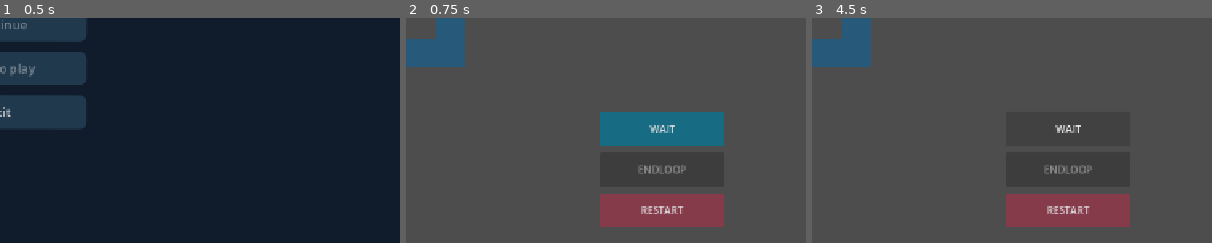
Above: before the commit, frames 1-3 (left to right).
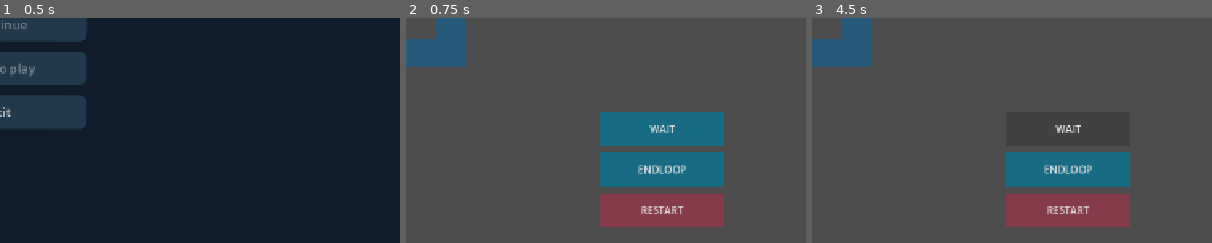
Above: after the commit, the same moments.

Repository: nguyendl8957/echo-loop
Game: Godot game, scene res://scenes/menus/main_menu.tscn
Two runs of this game, one before a commit and one after it. Both use one fixed random seed, a clock stepped at 60 frames per second and the inputs below. The engine's default icon, where the game draws it, is replaced by a stand-in: a white triangle on a blue panel in a dark square.
Inputs:
- Up to frame 1 (0.5 s): no input
- Up to frame 2 (0.75 s): click "New Game" at 0.5 s
- Up to frame 3 (4.5 s): click "UP" at 1.25 s; click "LEFT" at 2 s; click "DOWN" at 2.75 s; click "RIGHT" at 3.5 s; click "WAIT" at 4.25 s
The pictures show only the part of the screen within x 50-100%, y 50-100%; the shares and areas given below are measured in that part.

Frame 1 is identical in both runs. In frame 2, 4.8% of the frame differs, in the area x 48-80%, y 59-76%; in frame 3, 4.8%.

Commit message:
feat(core): integrate Sprint 03 Echo replay and tick pipeline

Diff:
--- a/scenes/gameplay/gameplay.tscn
+++ b/scenes/gameplay/gameplay.tscn
@@ -92,6 +92,8 @@
 
 [node name="Player" parent="LevelRoot" unique_id=1364354151 instance=ExtResource("2_x0t60")]
 
+[node name="EchoContainer" type="Node2D" parent="LevelRoot" unique_id=941487180]
+
 [node name="GameCamera" type="Camera2D" parent="." unique_id=1657914101]
 position = Vector2(640, 360)
 
--- /dev/null
+++ b/scenes/tests/sprint_03_core_test.tscn
@@ -0,0 +1,6 @@
+[gd_scene format=3 uid="uid://4ey0x1xoxp2k"]
+
+[ext_resource type="Script" uid="uid://dpapuhp8llbg" path="res://tests/sprint_03_core_test.gd" id="1_afm5x"]
+
+[node name="Sprint03CoreTest" type="Node" unique_id=373750614]
+script = ExtResource("1_afm5x")
--- a/scripts/core/gameplay.gd
+++ b/scripts/core/gameplay.gd
@@ -4,21 +4,41 @@
 const EXIT_SCENE: PackedScene = preload(
 	"res://scenes/puzzle/exit_portal.tscn"
 )
+const SWITCH_SCENE: PackedScene = preload(
+	"res://scenes/puzzle/pressure_switch.tscn"
+)
+const DOOR_SCENE: PackedScene = preload(
+	"res://scenes/puzzle/door.tscn"
+)
+
+const ECHO_SCENE: PackedScene = preload(
+	"res://scenes/player/echo.tscn"
+)
 const CELL_SIZE: int = 48
 
 @onready var player: PlayerController = $LevelRoot/Player
+@onready var echo_container: Node2D = $LevelRoot/EchoContainer
 @onready var walls_node: Node2D = $LevelRoot/Walls
 @onready var objects_node: Node2D = $LevelRoot/InteractiveObjects
 @onready var hud = $HUD
 
+# Chi dung de truyen LevelData tam khi kiem thu.
+var level_override: LevelData
 var level_data: LevelData
 var exit_portal: ExitPortal
 var loop_manager: TimeLoopManager
 var turn_manager: TurnManager
+var switches: Array[PressureSwitch] = []
+var doors: Array[Door] = []
+var echoes: Array[EchoController] = []
 
 
 func _ready() -> void:
-	var resource := ResourceLoader.load(LEVEL_PATH)
+	var resource: Resource = (
+	level_override
+	if level_override != null
+	else ResourceLoader.load(LEVEL_PATH)
+)
 
 	if not resource is LevelData:
 		push_error("Khong nap duoc LevelData: " + LEVEL_PATH)
@@ -27,9 +47,13 @@
 	level_data = resource as LevelData
 
 	var errors := level_data.validate_level()
+	if not _validate_door_configs():
+		push_error("Invalid door configuration. Gameplay aborted.")
+		return
 	if not errors.is_empty():
 		push_error("LevelData khong hop le: " + str(errors))
 		return
+
 
 	loop_manager = TimeLoopManager.new()
 	turn_manager = TurnManager.new()
@@ -37,9 +61,10 @@
 	add_child(turn_manager)
 
 	turn_manager.setup(loop_manager)
-	turn_manager.auto_advance_loops = false
+	turn_manager.auto_advance_loops = true
 
 	hud.action_requested.connect(_on_action_requested)
+	hud.end_loop_requested.connect(_on_end_loop_requested)
 	hud.restart_requested.connect(_on_restart_requested)
 
 	turn_manager.tick_actions_requested.connect(
@@ -47,15 +72,14 @@
 	)
 	turn_manager.tick_finished.connect(_on_tick_finished)
 
-	# Sprint 02 chua su dung End Loop de tao Echo.
-	hud.get_node(
-		"HUDRoot/ControlsArea/EndLoopButton"
-	).disabled = true
-
 	_create_walls()
+	_create_switches_and_doors()
 	_create_exit()
+
+	loop_manager.run_failed.connect(_on_run_failed)
+	loop_manager.loop_started.connect(_on_loop_started)
+
 	_restart_world()
-
 
 func _create_walls() -> void:
 	for cell in level_data.wall_cells:
@@ -77,22 +101,183 @@
 	exit_portal.grid_position = level_data.exit_position
 
 
+func _validate_door_configs() -> bool:
+	var occupied_doors: Array[Vector2i] = []
+
+	for config in level_data.door_configs:
+		var cell: Variant = config.get("position", null)
+		var indices: Variant = config.get("switch_indices", null)
+
+		if not (cell is Vector2i):
+			push_error("Door position must be Vector2i")
+			return false
+
+		if not level_data.is_in_bounds(cell):
+			push_error("Door is out of bounds")
+			return false
+
+		if level_data.wall_cells.has(cell):
+			push_error("Door overlaps a wall")
+			return false
+
+		if occupied_doors.has(cell):
+			push_error("Duplicate door position")
+			return false
+
+		if not (indices is Array):
+			push_error("Door switch_indices must be Array")
+			return false
+
+		if indices.size() < 1 or indices.size() > 2:
+			push_error("Door requires 1 or 2 switches")
+			return false
+
+		for index in indices:
+			if typeof(index) != TYPE_INT:
+				push_error("Switch index must be int")
+				return false
+
+			if index < 0 or index >= level_data.switch_positions.size():
+				push_error("Switch index is out of range")
+				return false
+
+		occupied_doors.append(cell)
+
+	return true
+
+func _create_switches_and_doors() -> void:
+	# Tao cong tac tu LevelData.
+	for cell in level_data.switch_positions:
+		var sw := SWITCH_SCENE.instantiate() as PressureSwitch
+		objects_node.add_child(sw)
+		sw.grid_position = cell
+		switches.append(sw)
+
+	# Tao cua va lien ket cong tac theo chi so.
+	for config in level_data.door_configs:
+		var cell: Variant = config.get("position", null)
+		var indices: Variant = config.get("switch_indices", null)
+
+		if not (cell is Vector2i) or not (indices is Array):
+			push_error("Door config thieu position/switch_indices")
+			continue
+
+		if indices.size() < 1 or indices.size() > 2:
+			push_error("Moi cua phai lien ket 1 hoac 2 switch")
+			continue
+
+		var valid := true
+		for index in indices:
+			if typeof(index) != TYPE_INT:
+				valid = false
+			elif index < 0 or index >= switches.size():
+				valid = false
+
+		if not valid:
+			push_error("Door config co switch index khong hop le")
+			continue
+
+		var door := DOOR_SCENE.instantiate() as Door
+		objects_node.add_child(door)
+		door.grid_position = cell
+
+		for index in indices:
+			door.linked_switches.append(switches[index])
+
+		doors.append(door)
+
+
+func _clear_echoes() -> void:
+	for echo in echoes:
+		if is_instance_valid(echo):
+			echo.queue_free()
+
+	echoes.clear()
+
+
+func _spawn_echoes() -> void:
+	var echo_count: int = min(
+		loop_manager.echo_histories.size(),
+		TimeLoopManager.MAX_ECHOES
+	)
+
+	for i in range(echo_count):
+		var echo := ECHO_SCENE.instantiate() as EchoController
+
+		if echo == null:
+			push_error("Cannot instantiate EchoController")
+			return
+
+		echo_container.add_child(echo)
+
+		var tint := Color(0.3, 0.9, 1.0, 0.65)
+		if i == 1:
+			tint = Color(0.8, 0.4, 1.0, 0.65)
+
+		echo.setup_echo(
+			level_data.player_start,
+			loop_manager.echo_histories[i],
+			tint
+		)
+
+		echoes.append(echo)
+
+
+func _reset_world_state() -> void:
+	# Xoa cac Echo cu khoi scene.
+	_clear_echoes()
+
+	# Reset cong tac va cua.
+	for sw in switches:
+		sw.reset_state()
+
+	for door in doors:
+		door.reset_state()
+
+	# Dua Player ve o bat dau.
+	player.reset_position(level_data.player_start)
+
+	# Tao lai Echo tu lich su cac vong da hoan thanh.
+	_spawn_echoes()
+
+
+func _on_loop_started(_echo_count: int) -> void:
+	_reset_world_state()
+	_update_hud()
+
+
+func _on_run_failed() -> void:
+	turn_manager.input_locked = true
+	hud.set_input_locked(true)
+	print("RUN FAILED: Da het 3 Time Loops")
+
+
 func _restart_world() -> void:
+	# Xoa lich su va quay ve Loop 1.
+	# reset_run() se phat signal loop_started.
 	turn_manager.restart_run()
-	player.reset_position(level_data.player_start)
-	_update_hud()
 
 
 func _on_action_requested(action: String) -> void:
 	turn_manager.submit_player_action(action)
 
 
-func _on_tick_actions_requested(
-	tick_number: int,
+func _on_end_loop_requested() -> void:
+	if turn_manager.input_locked:
+		return
+
+	if loop_manager.is_finished:
+		return
+
+	turn_manager.end_current_loop()
+
+
+func _blocked_for_action(
+	start_cell: Vector2i,
 	action: String,
-	_echo_actions: PackedStringArray
-) -> void:
-	# Chi kiem tra target, khong doi trang thai cua o.
+	snapshot_blocked: Array[Vector2i]
+) -> Array[Vector2i]:
+	var blocked: Array[Vector2i] = snapshot_blocked.duplicate()
 	var direction := Vector2i.ZERO
 
 	match action:
@@ -104,28 +289,97 @@
 			direction = Vector2i.LEFT
 		"RIGHT":
 			direction = Vector2i.RIGHT
-
-	# Tuong va bien ban do deu la o bi chan.
-	var blocked: Array[Vector2i] = level_data.wall_cells.duplicate()
-	var target: Vector2i = player.grid_position + direction
+		"WAIT":
+			return blocked
+		_:
+			return blocked
+
+	var target: Vector2i = start_cell + direction
 
 	if not level_data.is_in_bounds(target):
 		blocked.append(target)
 
-	# Player tu xu ly UP/DOWN/LEFT/RIGHT/WAIT.
-	player.apply_action(action, blocked)
-
-	print(
-		"Tick ", tick_number,
-		" | ", action,
-		" | Cell: ", player.grid_position
-	)
-
-	# Chi Player duoc kiem tra dieu kien thang.
+	return blocked
+
+
+func _on_tick_actions_requested(
+	tick_number: int,
+	action: String,
+	echo_actions: PackedStringArray
+) -> void:
+	# 1. Snapshot cua dau tick.
+	# Tat ca actor dung cung danh sach o bi chan.
+	var snapshot_blocked: Array[Vector2i] = (
+		level_data.wall_cells.duplicate()
+	)
+
+	for door in doors:
+		var snapshot_is_open: bool = door.is_open
+
+		if door.is_blocking_for_tick(snapshot_is_open):
+			snapshot_blocked.append(door.grid_position)
+
+	# 2. TurnManager da thu thap action cua Player
+	# va Echo truoc khi phat signal nay.
+	var tick_index: int = tick_number - 1
+
+	if echo_actions.size() != echoes.size():
+		push_error("Echo action count does not match Echo count")
+		return
+
+	# 3. Player di chuyen theo snapshot dau tick.
+	var player_blocked := _blocked_for_action(
+		player.grid_position,
+		action,
+		snapshot_blocked
+	)
+
+	player.apply_action(action, player_blocked)
+
+	# 4. Moi Echo replay action cua cung tick.
+	# Khong cap nhat Switch/Door giua cac actor.
+	for i in range(echoes.size()):
+		var echo: EchoController = echoes[i]
+
+		var echo_blocked := _blocked_for_action(
+			echo.grid_position,
+			echo_actions[i],
+			snapshot_blocked
+		)
+
+		echo.apply_echo_action(tick_index, echo_blocked)
+
+	# 5. Thu thap vi tri TAT CA actor sau di chuyen.
+	var actor_positions: Array[Vector2i] = [
+		player.grid_position
+	]
+
+	for echo in echoes:
+		actor_positions.append(echo.grid_position)
+
+	# 6. Cap nhat cong tac SAU khi moi actor da di chuyen.
+	for sw in switches:
+		sw.update_state(actor_positions)
+
+	# 7. Cap nhat cua SAU cong tac.
+	for door in doors:
+		door.evaluate_state()
+
+	# 8. Chi Player hien tai duoc kich hoat Exit.
 	if exit_portal.check_player_reached(player.grid_position):
 		turn_manager.input_locked = true
 		GameManager.complete_level()
-		print("LEVEL 01 COMPLETED")
+		print("LEVEL COMPLETED AT TICK ", tick_number)
+		return
+
+	# 9. Debug replay.
+	# TurnManager se phat tick_finished sau khi ham nay xong.
+	print(
+		"Loop ", loop_manager.loop_number,
+		" | Tick ", tick_number,
+		" | Player ", player.grid_position,
+		" | Echoes ", echoes.size()
+	)
 
 
 func _on_tick_finished(_tick_number: int) -> void:
@@ -133,11 +387,19 @@
 
 
 func _update_hud() -> void:
+	var echo_count: int = loop_manager.get_echo_count()
+
 	hud.update_hud(
 		level_data.level_id,
 		loop_manager.get_tick_count(),
 		TimeLoopManager.MAX_TICKS,
-		0
+		echo_count
+	)
+
+	hud.update_loop_status(
+		loop_manager.loop_number,
+		echo_count,
+		turn_manager.input_locked or loop_manager.is_finished
 	)
 
 
--- /dev/null
+++ b/tests/sprint_03_core_test.gd
@@ -0,0 +1,239 @@
+extends Node
+
+
+const GAMEPLAY_SCENE: PackedScene = preload(
+	"res://scenes/gameplay/gameplay.tscn"
+)
+
+var pass_count: int = 0
+var fail_count: int = 0
+
+
+func _ready() -> void:
+	_test_early_end_and_echo_history()
+	_test_auto_advance_and_failure()
+	_test_replay_determinism()
+	_test_echo_door_snapshot()
+	_test_echo_only_exit()
+	print(
+		"SPRINT 03 CORE TEST: ",
+		pass_count, " PASS / ",
+		fail_count, " FAIL"
+	)
+
+
+func _check(condition: bool, description: String) -> void:
+	if condition:
+		pass_count += 1
+		print("PASS: ", description)
+	else:
+		fail_count += 1
+		push_error("FAIL: " + description)
+
+
+func _test_early_end_and_echo_history() -> void:
+	var loop := TimeLoopManager.new()
+	var turn := TurnManager.new()
+	add_child(loop)
+	add_child(turn)
+	turn.setup(loop)
+
+	_check(loop.loop_number == 1, "Starts at Loop 1")
+	_check(loop.get_echo_count() == 0, "Starts with 0 Echo")
+
+	turn.submit_player_action("RIGHT")
+	turn.submit_player_action("WAIT")
+	turn.end_current_loop()
+
+	_check(loop.loop_number == 2, "End Loop starts Loop 2")
+	_check(loop.get_echo_count() == 1, "Creates first Echo")
+	_check(loop.echo_histories[0].size() == 12, "History padded to 12")
+	_check(loop.echo_histories[0][0] == "RIGHT", "Records RIGHT")
+	_check(loop.echo_histories[0][1] == "WAIT", "Records WAIT")
+	_check(loop.echo_histories[0][11] == "WAIT", "Pads with WAIT")
+
+	turn.restart_run()
+	_check(loop.loop_number == 1, "Restart returns to Loop 1")
+	_check(loop.get_echo_count() == 0, "Restart clears Echoes")
+	_check(loop.get_tick_count() == 0, "Restart clears ticks")
+
+	turn.queue_free()
+	loop.queue_free()
+
+
+func _test_auto_advance_and_failure() -> void:
+	var loop := TimeLoopManager.new()
+	var turn := TurnManager.new()
+	add_child(loop)
+	add_child(turn)
+	turn.setup(loop)
+
+	for i in range(12):
+		turn.submit_player_action("WAIT")
+
+	_check(loop.loop_number == 2, "12 ticks auto-advance")
+	_check(loop.get_echo_count() == 1, "Loop 2 has one Echo")
+	_check(loop.get_tick_count() == 0, "Next loop starts at tick 0")
+
+	for i in range(12):
+		turn.submit_player_action("WAIT")
+
+	_check(loop.loop_number == 3, "Advances to Loop 3")
+	_check(loop.get_echo_count() == 2, "Loop 3 has two Echoes")
+
+	for i in range(12):
+		turn.submit_player_action("WAIT")
+
+	_check(loop.is_finished, "Loop 3 ends the run")
+	_check(turn.input_locked, "Failure locks input")
+	_check(loop.get_echo_count() == 2, "Never creates third Echo")
+
+	turn.queue_free()
+	loop.queue_free()
+
+
+func _test_replay_determinism() -> void:
+	var expected := PackedStringArray([
+		"RIGHT", "UP", "WAIT", "LEFT"
+	])
+
+	for run_index in range(10):
+		var loop := TimeLoopManager.new()
+		var turn := TurnManager.new()
+		add_child(loop)
+		add_child(turn)
+		turn.setup(loop)
+
+		for action in expected:
+			turn.submit_player_action(action)
+
+		turn.end_current_loop()
+
+		var actual := PackedStringArray()
+		for tick_index in range(12):
+			var actions := loop.get_echo_actions(tick_index)
+			actual.append(actions[0])
+
+		var correct := true
+
+		for i in range(expected.size()):
+			if actual[i] != expected[i]:
+				correct = false
+
+		for i in range(expected.size(), 12):
+			if actual[i] != "WAIT":
+				correct = false
+
+		_check(correct, "Deterministic history run %d" % (run_index + 1))
+
+		turn.queue_free()
+		loop.queue_free()
+
+
+func _make_test_game(level: LevelData) -> Node2D:
+	var game := GAMEPLAY_SCENE.instantiate() as Node2D
+	game.set("level_override", level)
+	add_child(game)
+	return game
+
+
+func _test_echo_door_snapshot() -> void:
+	var level := LevelData.new()
+	level.player_start = Vector2i(1, 2)
+	level.exit_position = Vector2i(5, 2)
+	level.switch_positions.append(Vector2i(2, 1))
+	level.door_configs.append({
+		"position": Vector2i(3, 2),
+		"switch_indices": [0]
+	})
+
+	var game := _make_test_game(level)
+	var turn: TurnManager = game.get("turn_manager")
+	var player: PlayerController = game.get("player")
+	var loop: TimeLoopManager = game.get("loop_manager")
+	var sw: PressureSwitch = game.get("switches")[0]
+	var door: Door = game.get("doors")[0]
+
+	# Loop 1: ghi lich su UP, RIGHT, DOWN.
+	turn.submit_player_action("UP")
+	turn.submit_player_action("RIGHT")
+	turn.submit_player_action("DOWN")
+	turn.end_current_loop()
+
+	_check(loop.get_echo_count() == 1,
+		"Fixture: created one Echo")
+	_check(not door.is_open,
+		"Fixture: door reset closed")
+
+	# Loop 2, tick 1:
+	# Player RIGHT; Echo UP.
+	turn.submit_player_action("RIGHT")
+	_check(player.grid_position == Vector2i(2, 2),
+		"Fixture: Player reaches cell before door")
+
+	# Tick 2: Player thu vao cua dang dong.
+	# Echo RIGHT len switch; cua chi mo SAU di chuyen.
+	turn.submit_player_action("RIGHT")
+	_check(player.grid_position == Vector2i(2, 2),
+		"Snapshot: newly opened door blocks same tick")
+	_check(sw.is_active,
+		"Fixture: Echo activates switch")
+	_check(door.is_open,
+		"Fixture: switch opens door after movement")
+
+	# Tick 3: Player buoc vao cua dang mo.
+	# Echo DOWN roi switch; cua dong sau khi di chuyen.
+	turn.submit_player_action("RIGHT")
+	_check(player.grid_position == Vector2i(3, 2),
+		"Snapshot: Player enters open door")
+	_check(not door.is_open,
+		"Fixture: Echo leaving switch closes door")
+
+	# Tick 4: Actor dang trong o cua dong van roi duoc.
+	turn.submit_player_action("LEFT")
+	_check(player.grid_position == Vector2i(2, 2),
+		"Fixture: Player can leave closed door")
+
+	game.free()
+
+
+func _test_echo_only_exit() -> void:
+	var level := LevelData.new()
+	level.player_start = Vector2i(1, 2)
+	level.exit_position = Vector2i(3, 2)
+	level.switch_positions.append(Vector2i(1, 2))
+	level.door_configs.append({
+		"position": Vector2i(3, 2),
+		"switch_indices": [0]
+	})
+
+	var game := _make_test_game(level)
+	var turn: TurnManager = game.get("turn_manager")
+	var player: PlayerController = game.get("player")
+	var door: Door = game.get("doors")[0]
+
+	# Loop 1: Player roi switch; cua van dong.
+	turn.submit_player_action("RIGHT")
+	turn.submit_player_action("RIGHT")
+	_check(player.grid_position == Vector2i(2, 2),
+		"Echo exit fixture: closed door blocks Player")
+
+	turn.end_current_loop()
+
+	# Loop 2: Player WAIT tai switch.
+	# Echo replay RIGHT, RIGHT.
+	turn.submit_player_action("WAIT")
+	_check(door.is_open,
+		"Echo exit fixture: Player opens door")
+
+	turn.submit_player_action("WAIT")
+	var echo: EchoController = game.get("echoes")[0]
+
+	_check(echo.grid_position == level.exit_position,
+		"Echo reaches Exit")
+	_check(player.grid_position != level.exit_position,
+		"Player remains outside Exit")
+	_check(not turn.input_locked,
+		"Echo alone cannot trigger victory")
+
+	game.free()
Not shown, added: tests/sprint_03_core_test.gd.uid
